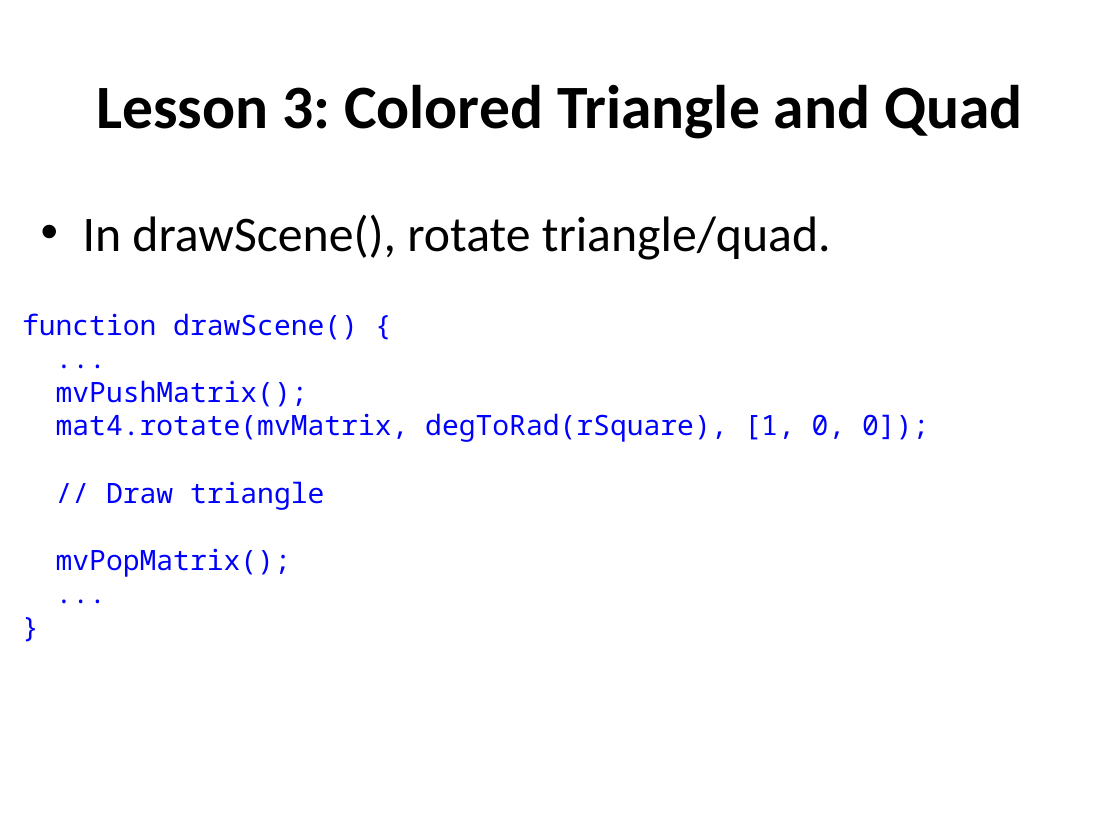
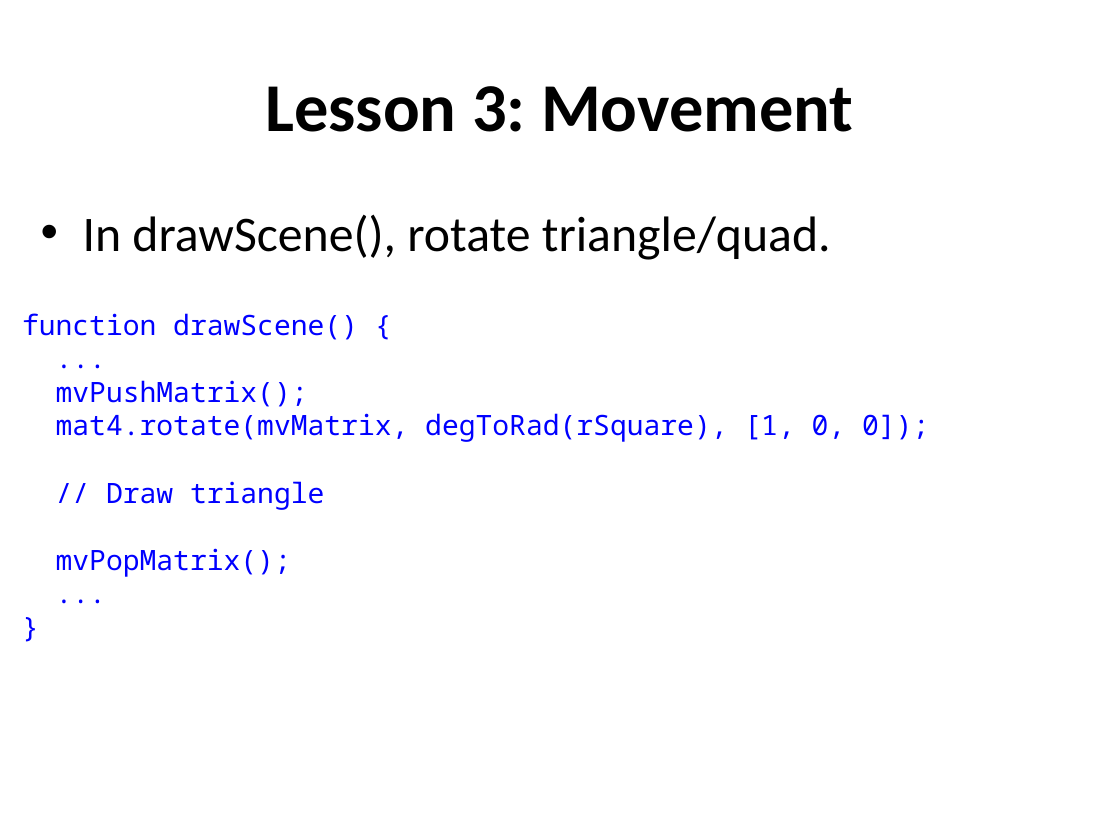
Before and after one commit to uva-graphics/webgl, a slide deck: slide 36 of slides.pptx. Drawn at 1120x840 pixels with LibreOffice and Linux fonts; fonts in the diff are those of the drawing. Boxes give left, top, right and bottom in pixels: in the first picture for what was removed or moved away, otherwise in the second. Text is boxed around its words. In the diff, an @@ line names an element or a change of style, - is before the commit and + after.

Commit message:
update slides and add dancing colors option to lesson 3 (WebGL)

```diff
--- a/slides.pptx
+++ b/slides.pptx
@@ title at [265, 86, 853, 132]: text changed; size 39.6 to 44 pt @@
-Lesson 3: Colored Triangle and Quad
+Lesson 3: Movement
```
Also in this commit, not shown: 15 other slides changed, 1 slide added, 1 other file.
